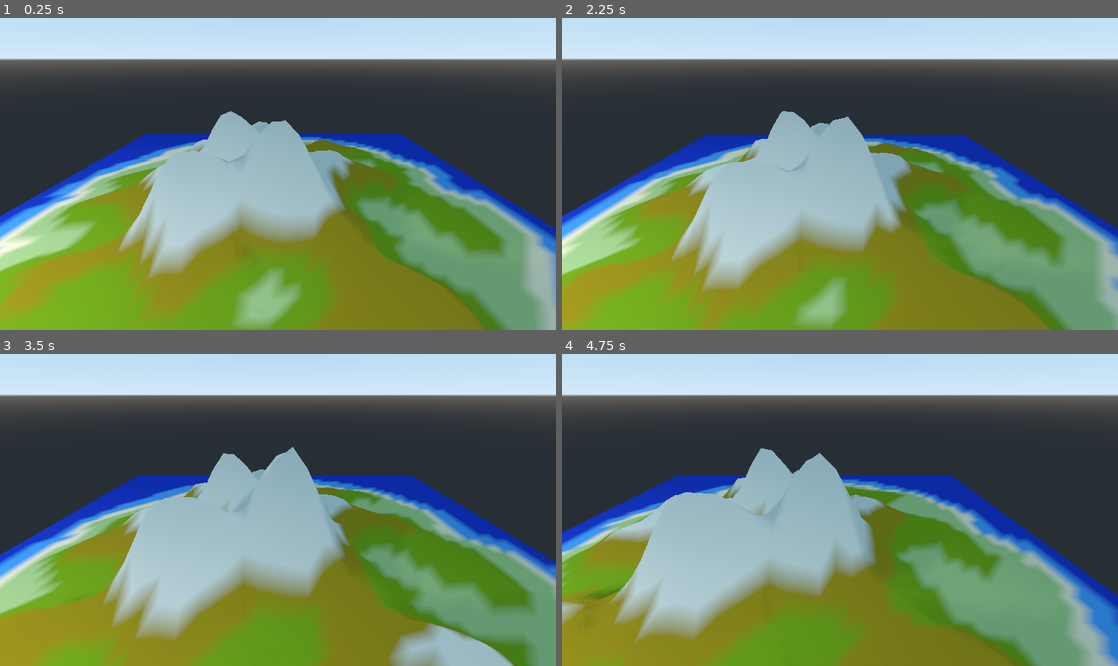
Above: before the commit, frames 1-4 (two rows, left to right).
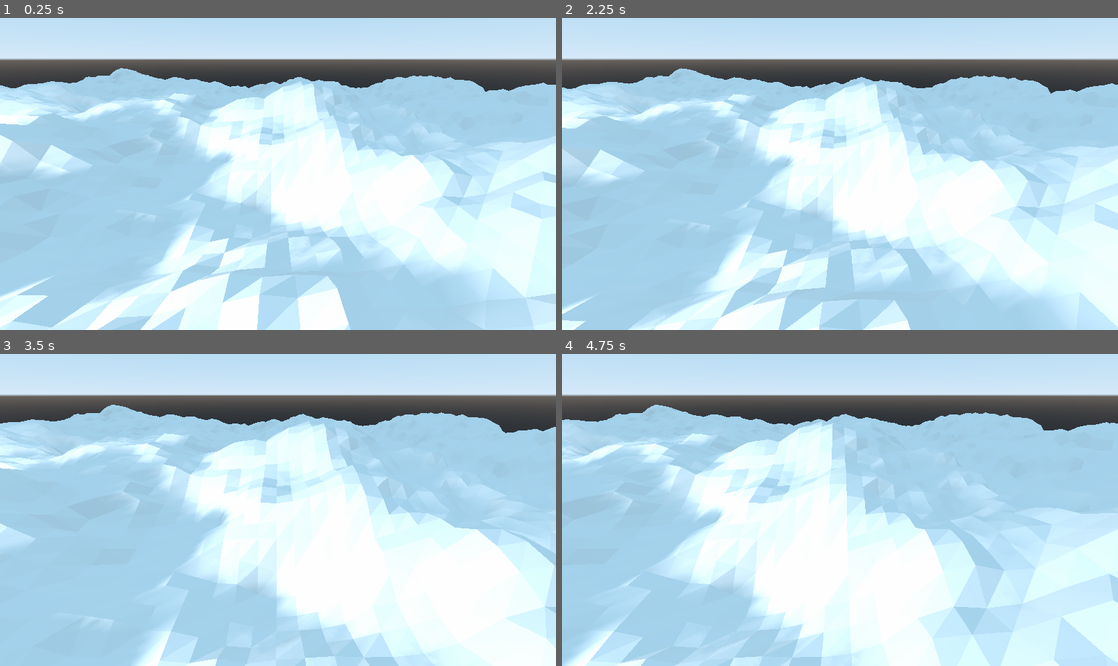
Above: after the commit, the same moments.

Repository: brennanwilkes/Tangaroa2
Game: Godot game, scene res://HeightMapTests.tscn
The game is run twice, just before and just after one commit, with the same random seed, the same clock (stepped at 60 frames per second) and the same inputs.
Inputs (mouse positions are in pixels of both pictures, inside the frame that each line leads up to):
- Up to frame 1 (0.25 s): no input
- Up to frame 2 (2.25 s): move the mouse to (962, 152) at 0.52 s; hold Ctrl (noise_movement) 0.53-1.28 s; click (962, 152) at 0.67 s; move the mouse to (728, 183) at 1.27 s; tap S (camera_backward) at 1.35 s; click (728, 183) at 1.42 s; tap Ctrl (noise_movement) at 1.55 s; move the mouse to (895, 96) at 2.02 s; hold W (camera_forward) from 2.03 s (still down); click (895, 96) at 2.17 s
- Up to frame 3 (3.5 s): tap Ctrl (noise_movement) at 2.3, 3.05 s; move the mouse to (250, 569) at 2.77 s; release W (camera_forward) at 2.78 s; tap A (camera_left) at 2.85 s; click (250, 569) at 2.92 s
- Up to frame 4 (4.75 s): move the mouse to (1006, 553) at 3.52 s; hold D (camera_right) 3.53-4.28 s; click (1006, 553) at 3.67 s; tap Ctrl (noise_movement) at 3.8, 4.35 s; move the mouse to (673, 453) at 4.27 s; click (673, 453) at 4.42 s

The runs differ from the first frame. In frame 1, 79% of the frame differs, in the area x 0-100%, y 16-100%; in frame 2, 79%; in frame 3, 79%; in frame 4, 79%.

Commit message:
Done tests? Gonna make a project now?

Diff:
--- a/Controller.gd
+++ b/Controller.gd
@@ -1,6 +1,6 @@
 extends Spatial
 onready var camera = get_node("Camera")
-onready var islandMesh = get_node("IslandMesh").get_mesh()
+#onready var islandMesh = get_node("IslandMesh").get_mesh()
 export var speed = 0.1;
 
 func _process(delta):
@@ -14,10 +14,12 @@
 	elif Input.is_action_pressed("camera_right"):
 		movement += Vector3(speed,0.0,0.0);
 
-	if Input.is_action_pressed("noise_movement"):
-		islandMesh.material.set_shader_param("offset",islandMesh.material.get_shader_param("offset")+Vector3(movement.x*-0.1,movement.z*-0.1,0.0))
-	else:
-		camera.translation += movement;
+	#if Input.is_action_pressed("noise_movement"):
+	#	islandMesh.material.set_shader_param("offset",islandMesh.material.get_shader_param("offset")+Vector3(movement.x*-0.1,movement.z*-0.1,0.0))
+	#else:
+	#	camera.translation += movement;
+
+	camera.translation += movement;
 
 
 
@@ -27,6 +29,8 @@
 		if event.pressed:
 			match event.button_index:
 				BUTTON_WHEEL_UP:
-					islandMesh.material.set_shader_param("offset",islandMesh.material.get_shader_param("offset")+Vector3(0.0,0.0,0.25))
+					camera.translation += Vector3(0.0,speed*10,0.0);
+					#islandMesh.material.set_shader_param("offset",islandMesh.material.get_shader_param("offset")+Vector3(0.0,0.0,0.25))
 				BUTTON_WHEEL_DOWN:
-					islandMesh.material.set_shader_param("offset",islandMesh.material.get_shader_param("offset")-Vector3(0.0,0.0,0.25))
+					camera.translation -= Vector3(0.0,speed*10,0.0);
+					#islandMesh.material.set_shader_param("offset",islandMesh.material.get_shader_param("offset")-Vector3(0.0,0.0,0.25))
--- a/HeightMapTests.tscn
+++ b/HeightMapTests.tscn
@@ -1,6 +1,6 @@
 [gd_scene load_steps=3 format=2]
 
-[ext_resource path="res://IslandMesh.tscn" type="PackedScene" id=1]
+[ext_resource path="res://OneTimeNoiseMesh.tscn" type="PackedScene" id=1]
 [ext_resource path="res://Controller.gd" type="Script" id=3]
 
 [node name="HeightMapTests" type="Spatial"]
@@ -16,4 +16,6 @@
 [node name="Camera" type="Camera" parent="."]
 transform = Transform( 1, 0, 0, 0, 0.906308, 0.422618, 0, -0.422618, 0.906308, 0.972098, 13.3251, 19.4019 )
 
-[node name="IslandMesh" parent="." instance=ExtResource( 1 )]
+[node name="OneTimeNoiseMesh" parent="." instance=ExtResource( 1 )]
+transform = Transform( 1, 0, 0, 0, 1, 0, 0, 0, 1, 0, 0, 0 )
+noise_size = Vector2( 100, 100 )
--- a/OneTimeNoiseMesh.gd
+++ b/OneTimeNoiseMesh.gd
@@ -14,6 +14,8 @@
 export var period = 64.0;
 export var persistence = 0.5;
 export var seed_num = 0;
+
+var total_time = 0;
 
 var noise_mesh = self.get_mesh();
 
@@ -93,5 +95,12 @@
 
 # Called every frame. 'delta' is the elapsed time since the previous frame.
 func _process(delta):
-	heightMap.noise_shift.z += anim_speed * delta;
-	update_mesh();
+	total_time += delta;
+
+	#if(total_time > 2.5):
+	#	total_time = 0;
+	#	seed_num += 1;
+	#	update_noise_settings();
+
+	#heightMap.noise_shift.z += anim_speed * delta;
+	#update_mesh();
--- a/OneTimeNoiseMesh.tscn
+++ b/OneTimeNoiseMesh.tscn
@@ -12,11 +12,10 @@
 transform = Transform( 1, 0, 0, 0, 1, 0, 0, 0, 1, 0, 0, 0.0922928 )
 mesh = SubResource( 1 )
 script = ExtResource( 1 )
-anim_speed = 4.0
+anim_speed = 5.0
 amplitude = 15.0
 noise_size = Vector2( 25, 25 )
 noise_scale = Vector2( 5, 5 )
-persistence = 0.5
 seed_num = 2
 
 [node name="OneTimeNoiseTexture" parent="." instance=ExtResource( 2 )]
Not shown, changed: export_presets.cfg
